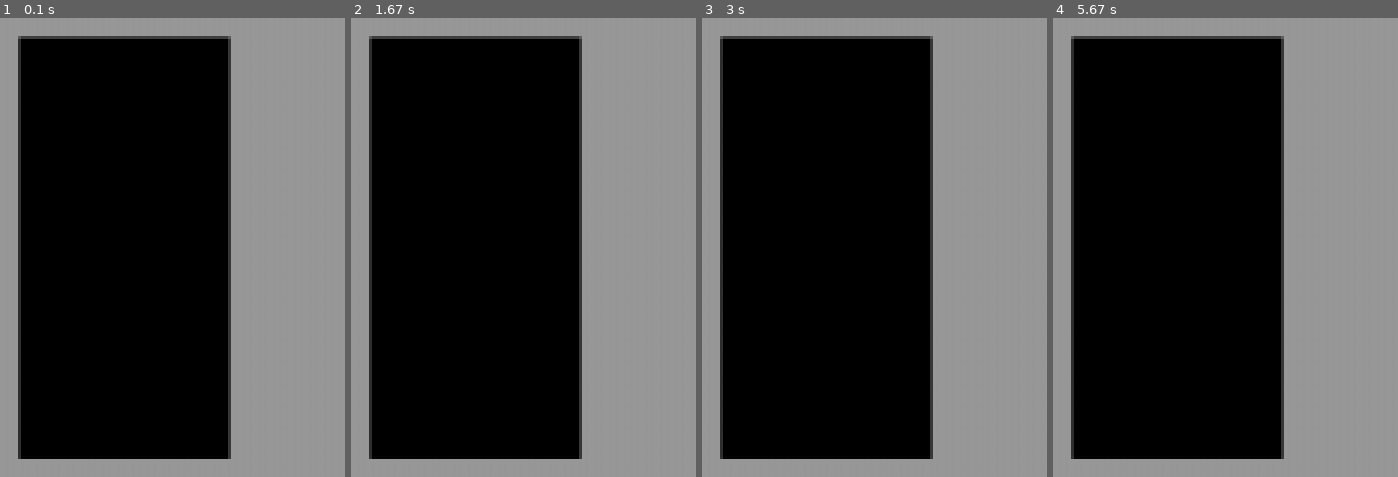
Above: before the commit, frames 1-4 (left to right).
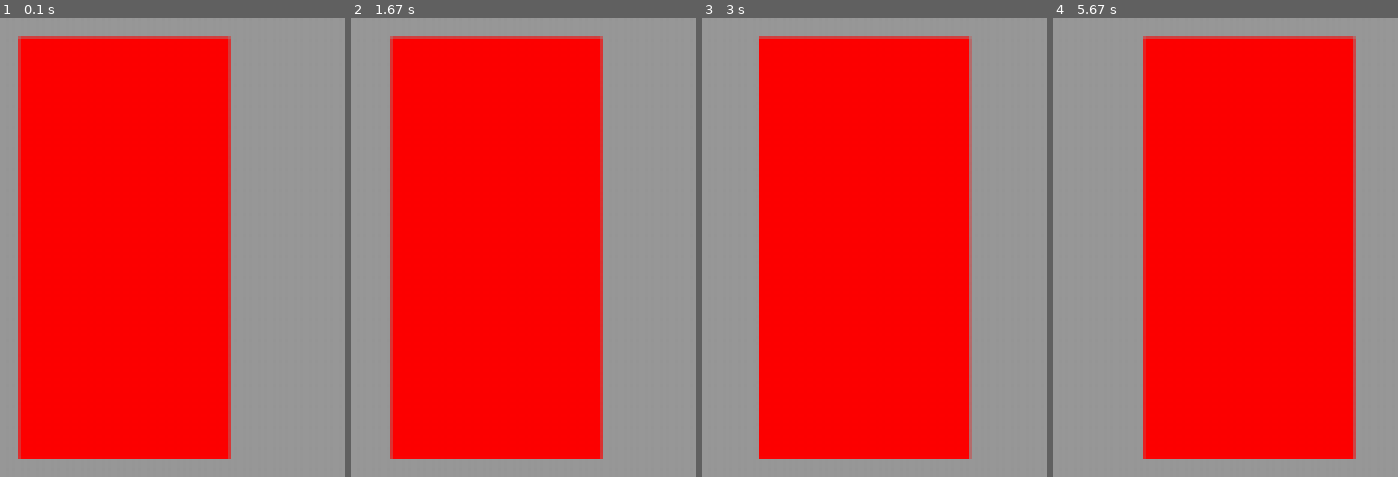
Above: after the commit, the same moments.

Repository: 7daytheory/pygame
Game: pygame game, started from code/main.py
Two runs of this game, one before a commit and one after it. Both use one fixed random seed, a clock stepped at 60 frames per second and the inputs below.
Inputs:
- Up to frame 1 (0.1 s): no input
- Up to frame 2 (1.67 s): no input
- Up to frame 3 (3 s): no input
- Up to frame 4 (5.67 s): no input

The runs differ from the first frame. In frame 1, 57% of the frame differs, in the area x 5-67%, y 3-97%; in frame 2, 63%; in frame 3, 67%; in frame 4, 76%, in the area x 5-88%, y 3-97%.

Commit message:
Feat: Increase the x value in loop to  make surface move across screen on x axis

Diff:
--- a/code/main.py
+++ b/code/main.py
@@ -15,6 +15,8 @@
 
 #Surface
 surf = pygame.Surface((100, 200))
+surf.fill("red")
+x = 100
 
 #event loop
 while running:
@@ -24,7 +26,8 @@
 
     #draw the game
     display_surface.fill('#999999')
-    display_surface.blit(surf, (100, 150))
+    x += 0.1
+    display_surface.blit(surf, (x, 150))
     pygame.display.update()
 
 
